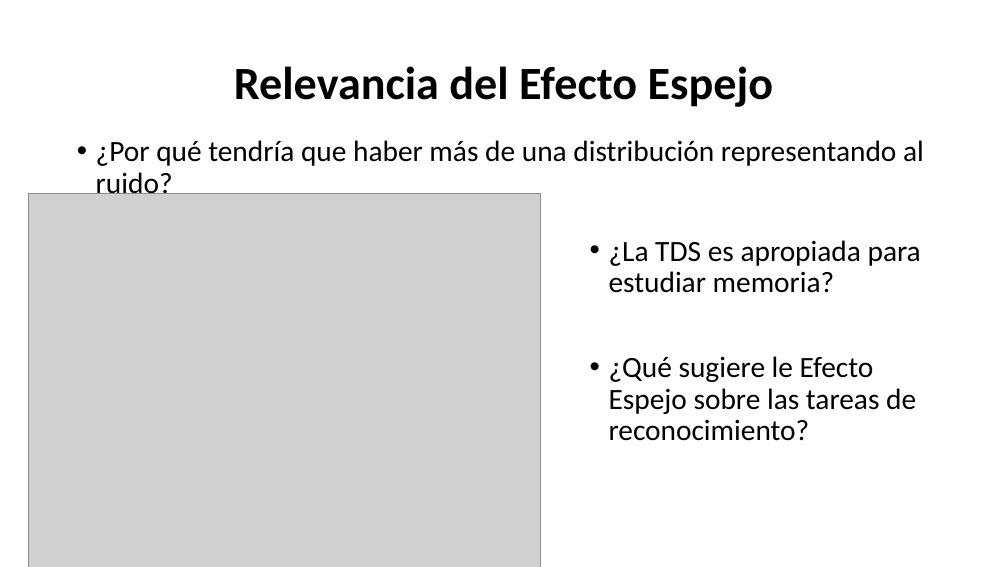
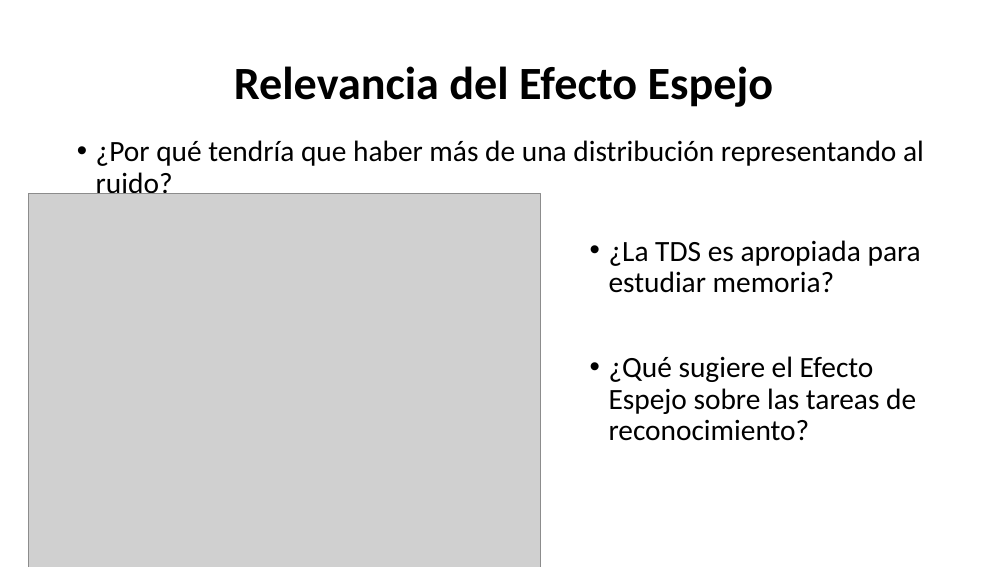
Before and after one commit to Adrifelcha/Adrifelcha, a slide deck: slide 27 of Tesis/Presentaciones/FINAL_Examen.pptx (slide 26 before the commit). Drawn at 1008x567 pixels with LibreOffice and Linux fonts; fonts in the diff are those of the drawing; grey boxes stand for pictures. Boxes give left, top, right and bottom in pixels: in the first picture for what was removed or moved away, otherwise in the second. Text is boxed around its words. In the diff, an @@ line names an element or a change of style, - is before the commit and + after.

```diff
--- a/Tesis/Presentaciones/FINAL_Examen.pptx
+++ b/Tesis/Presentaciones/FINAL_Examen.pptx
@@ text at (x1=609, y1=356, x2=916, y2=441): text changed @@
-• ¿Qué sugiere le Efecto Espejo sobre las tareas de reconocimiento?
+• ¿Qué sugiere el Efecto Espejo sobre las tareas de reconocimiento?
```
Also in this commit, not shown: 13 other slides changed, 2 slides added, 1 slide removed, 1 other file.
